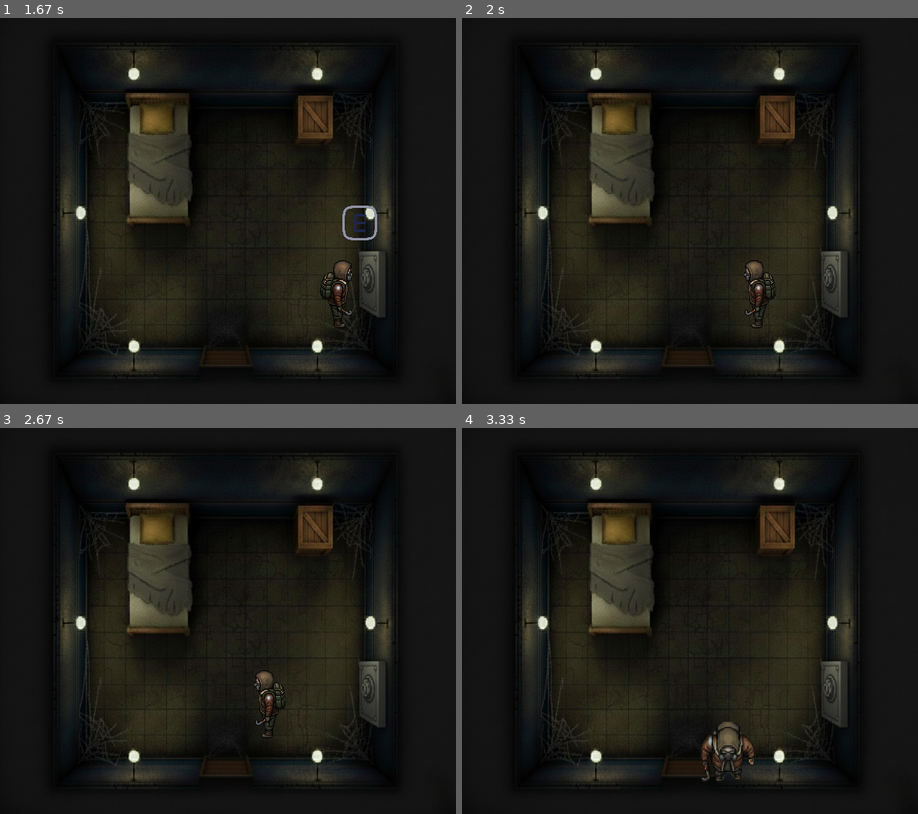
Above: before the commit, frames 1-4 (two rows, left to right).
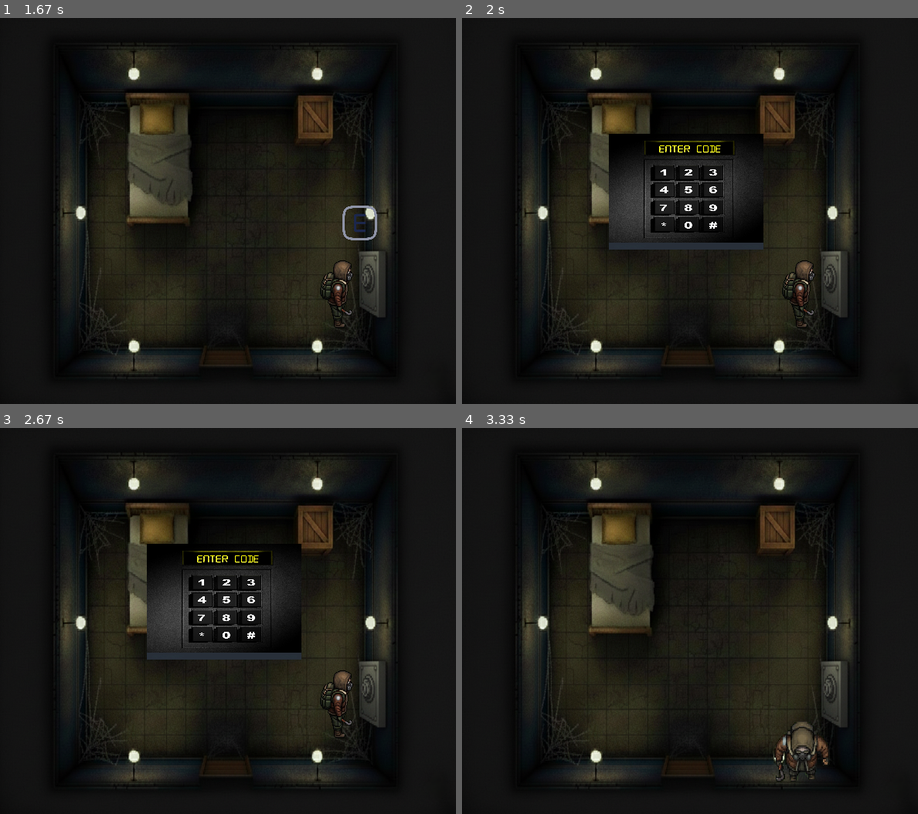
Above: after the commit, the same moments.

Repository: Valoris-0/Duo_Pygame
Game: pygame game, started from main.py
Same seed, same stepped clock (60 frames per second), same inputs: the game is played once before the commit and once after it.
Inputs:
- Up to frame 1 (1.67 s): hold Right 0.33-0.8 s; hold Up 0.83-1.13 s; hold Right 1.17-1.63 s
- Up to frame 2 (2 s): hold E from 1.67 s (still down); hold Left from 1.67 s (still down)
- Up to frame 3 (2.67 s): release E at 2.2 s; release Left at 2.2 s
- Up to frame 4 (3.33 s): hold Esc 2.8-3.1 s; hold Down 2.8-3.1 s; hold Down from 3.13 s (still down)

Frame 1 is identical in both runs. In frame 2, 5.2% of the frame differs, in the area x 32-78%, y 30-81%; in frame 3, 5.2%; in frame 4, 1.6%.

Commit message:
werkende kamer bijna af

Diff:
--- /dev/null
+++ b/doos_bed.py
@@ -0,0 +1,15 @@
+import pygame
+import settings
+
+paper = pygame.image.load("assets/images/Rooms/code_paper.png")
+paper = pygame.transform.scale(paper, (200, 200))
+
+def open_doos(screen):
+    font = pygame.font.SysFont(None, 50)
+
+    screen.blit(paper, (200, 150))
+
+    code_string = "".join(map(str, settings.code))
+    text = font.render(code_string, True, (0,0,0))
+
+    screen.blit(text, (255, 240))
--- a/main.py
+++ b/main.py
@@ -10,6 +10,7 @@
 import settings
 import monster
 import room
+import doos_bed
 
 pygame.init()
 
@@ -68,8 +69,11 @@
                 player.draw_top(screen)
 
                 if settings.solving:
-                    if settings.e_knop_on_screen == "kluis":
+                    # use opened_object since e_knop_on_screen is cleared when solved
+                    if settings.opened_object == "kluis":
                         kluis.open_kluis(screen)
+                    elif settings.opened_object in ("bed", "doos"):
+                        doos_bed.open_doos(screen)
 
 
 
--- a/player.py
+++ b/player.py
@@ -45,6 +45,10 @@
 
 
     def handle_input_side(self, surface):
+        # if the player is solving something, freeze movement
+        if settings.solving:
+            return 0
+
         # use the module-level animation counter so movement frames cycle
         global animation_side
 
@@ -101,6 +105,10 @@
         pass
 
     def handle_input_top(self, surface):
+        # block movement while solving an interaction
+        if settings.solving:
+            return 0
+
         global animation_top
 
         keys = pygame.key.get_pressed()
--- a/room.py
+++ b/room.py
@@ -1,6 +1,7 @@
 import pygame
 import settings
 import kluis
+import random
 
 room_1 = pygame.image.load("assets/images/Rooms/Room_1.png")
 
@@ -9,20 +10,44 @@
 e_knop = pygame.image.load("assets/images/e_knop.png")
 e_knop = pygame.transform.scale(e_knop, (50, 50))
 
+print(settings.code)
+
 def draw_room(screen):
+
+    if settings.room_reset:
+        settings.interactive_spot = random.choice(["bed", "doos"])
+        print(f"interactive spot this visit: {settings.interactive_spot}")
+
     keys = pygame.key.get_pressed()
     screen.blit(room_1, (0, 0))
 
-    if settings.e_knop_on_screen == "bed":
-        screen.blit(e_knop, (200, 160))
+    if not settings.solving:
+        if settings.e_knop_on_screen == "bed":
+            screen.blit(e_knop, (200, 160))
 
-    elif settings.e_knop_on_screen == "kluis":
-        screen.blit(e_knop, (450, 240))
-        if keys[settings.E_PRESS]:
-            settings.solving = True
+            if settings.interactive_spot == "bed" and keys[settings.E_PRESS]:
+                settings.solving = True
+                settings.opened_object = "bed"
+                settings.e_knop_on_screen = ""
 
+        elif settings.e_knop_on_screen == "kluis":
+            screen.blit(e_knop, (450, 240))
+            if keys[settings.E_PRESS]:
+                settings.solving = True
+                settings.opened_object = "kluis"
+                settings.e_knop_on_screen = ""
 
+        elif settings.e_knop_on_screen == "doos":
+            screen.blit(e_knop, (360, 40))
+            # only respond if doos was chosen
+            if settings.interactive_spot == "doos" and keys[settings.E_PRESS]:
+                settings.solving = True
+                settings.opened_object = "doos"
+                settings.e_knop_on_screen = ""
 
-
-    elif settings.e_knop_on_screen == "doos":
-        screen.blit(e_knop, (360, 40))
+    else:
+        # when solving, allow the user to exit with escape, clear prompt plus opened_object
+        if keys[settings.K_ESCAPE]:
+            settings.solving = False
+            settings.e_knop_on_screen = ""
+            settings.opened_object = None
--- a/settings.py
+++ b/settings.py
@@ -1,6 +1,5 @@
-
 import pygame
-
+import random
 
 WIDTH = 800
 HEIGHT = 400
@@ -13,6 +12,7 @@
 UP_MOVEMENT = pygame.K_UP
 DOWN_MOVEMENT = pygame.K_DOWN
 E_PRESS = pygame.K_e
+K_ESCAPE = pygame.K_ESCAPE
 
 SPEED = 3 #in x per second
 FPS = 60
@@ -24,8 +24,16 @@
 
 debugmode = False
 
-in_room = True        #voor het verranderen van of je in kamer of hallway bent moet je alleen in_room verrrenderen, current_mode gaat automatisch mee!
+in_room = True  #voor het verranderen van of je in kamer of hallway bent moet je alleen in_room verrrenderen, current_mode gaat automatisch mee!
 current_mode = "begin"
 room_reset = True
+
+interactive_spot = None #bed of doos voor code
+opened_object = None
+
 e_knop_on_screen = ""
 solving = False
+
+code = []
+for i in range (4):
+    code.append(random.randint(0, 9))
Binary file added: assets/images/Rooms/code_paper.png
